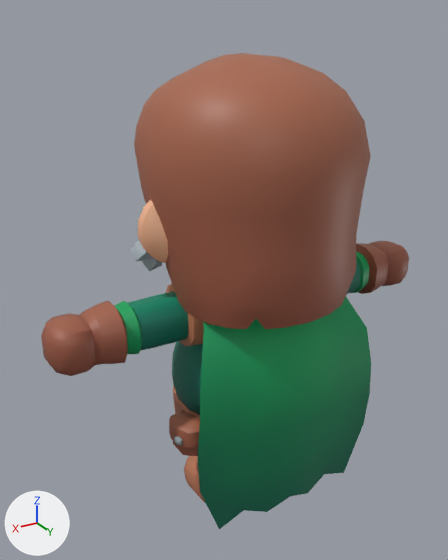
The glTF model packages/ade/src-tauri/nikverse-assets/levels/media/character_agent_rogue.glb: old version first, new version second.
Camera for both pictures: a 50 mm camera at (1.194, 1.8, 1.89) aimed at (0.074, -0.068, 0.956). Arrows for +X, +Y and +Z are at lower left; the lights stay in place. The first picture is the older version. Objects named as collision shapes, trigger or cutter boxes, shadow casters or lower levels of detail are left out. Where no turn or scale is listed for an object, it has been applied to the vertices. Vertices at exactly the same position are counted once.

The scene before the commit, as lines of its bpy script (objects in view):
```python
me_agent_rogue_lod0_mesh = bpy.data.meshes.new('agent_rogue_lod0_mesh')
me_agent_rogue_lod0_mesh.from_pydata(...)  # 2205 vertices, 4259 faces; spans x -0.79..0.79, y -0.42..0.4, z 0.0..1.77
me_agent_rogue_lod0_mesh.materials.append(mat_rogue_texture)  # picture img_rogue_texture
me_plane_007 = bpy.data.meshes.new('Plane.007')
me_plane_007.from_pydata(...)  # 56 vertices, 84 faces; spans x -0.485..0.485, y 0.043..0.386, z -1.122..0.02
me_plane_007.materials.append(mat_rogue_texture)  # picture img_rogue_texture
ob_agent_rogue_lod0 = bpy.data.objects.new('agent_rogue_lod0', me_agent_rogue_lod0_mesh)
ob_agent_rogue_lod0.location = (0.0, 0.0, 0.0)
ob_rogue_cape = bpy.data.objects.new('Rogue_Cape', me_plane_007)
ob_rogue_cape.location = (0.0, 0.0, 1.033)
ob_rogue_cape.scale = (0.81, 0.81, 0.81)
```
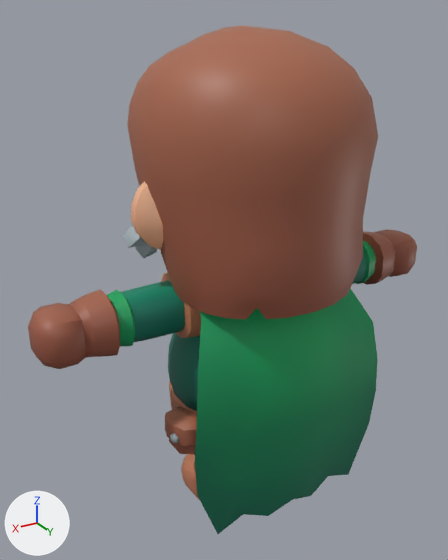
Where the newer file only moved an object's origin or applied its transform, the numbers keep the older frame.

Location of each change, (x1, y1, x2, y2) in pixels of the pictures (448 x 560 px):
'agent_rogue_lod0', rescaled
    before: (41, 53, 409, 502)
    after: (28, 25, 417, 500)
'Rogue_Cape', moved, rescaled (6% taller)
    before: (197, 297, 371, 529)
    after: (195, 288, 378, 534)

What changed in the scene script:
```text
Change me_agent_rogue_lod0_mesh:
    used by ob_agent_rogue_lod0; location = (0.0, 0.0, 0.0)
    remove me_agent_rogue_lod0_mesh.from_pydata(...)  # 2205 vertices, 4259 faces; spans x -0.79..0.79, y -0.42..0.4, z 0.0..1.77
    add me_agent_rogue_lod0_mesh.from_pydata(...)  # 2205 vertices, 4259 faces; spans x -0.82..0.82, y -0.44..0.42, z 0.0..1.85
    me_agent_rogue_lod0_mesh part 1: the whole mesh is scaled about the mesh origin by 1.05
Change ob_rogue_cape:
    ob_rogue_cape.location: (0.0, 0.0, 1.033) -> (0.0, 0.0, 1.069)
    ob_rogue_cape.scale: (0.81, 0.81, 0.81) -> (0.848, 0.848, 0.848)
```
